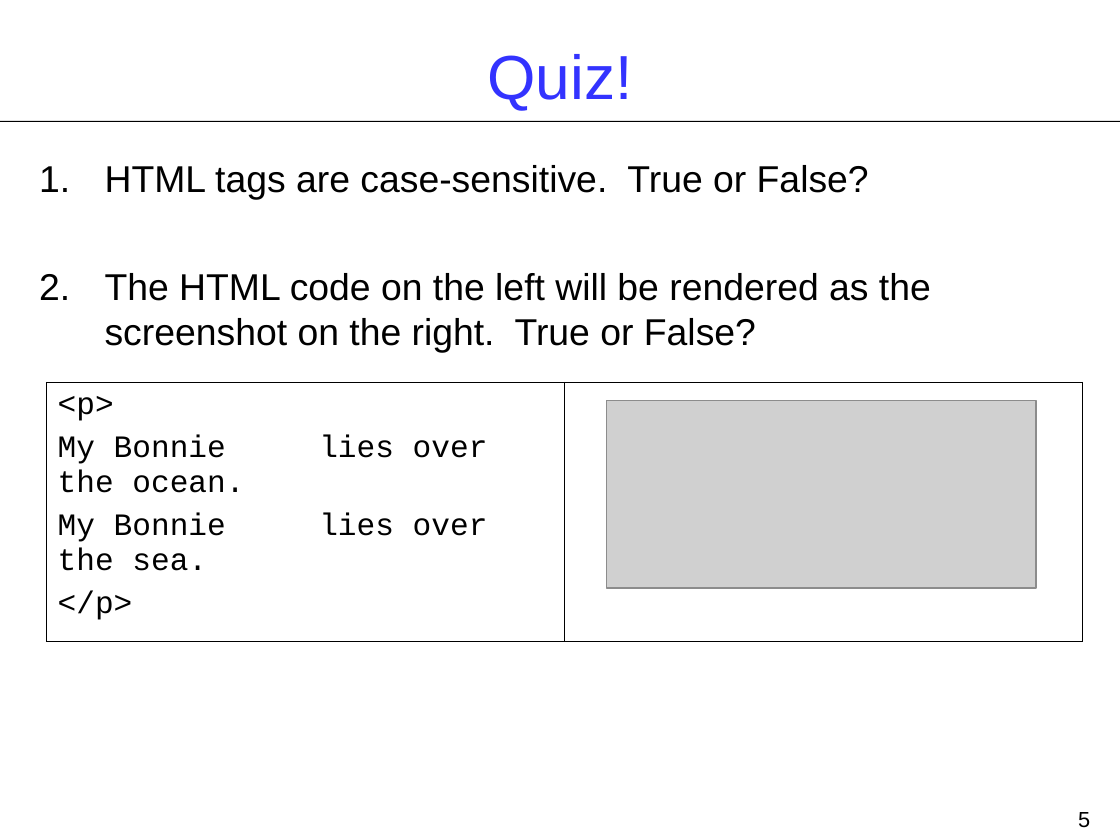
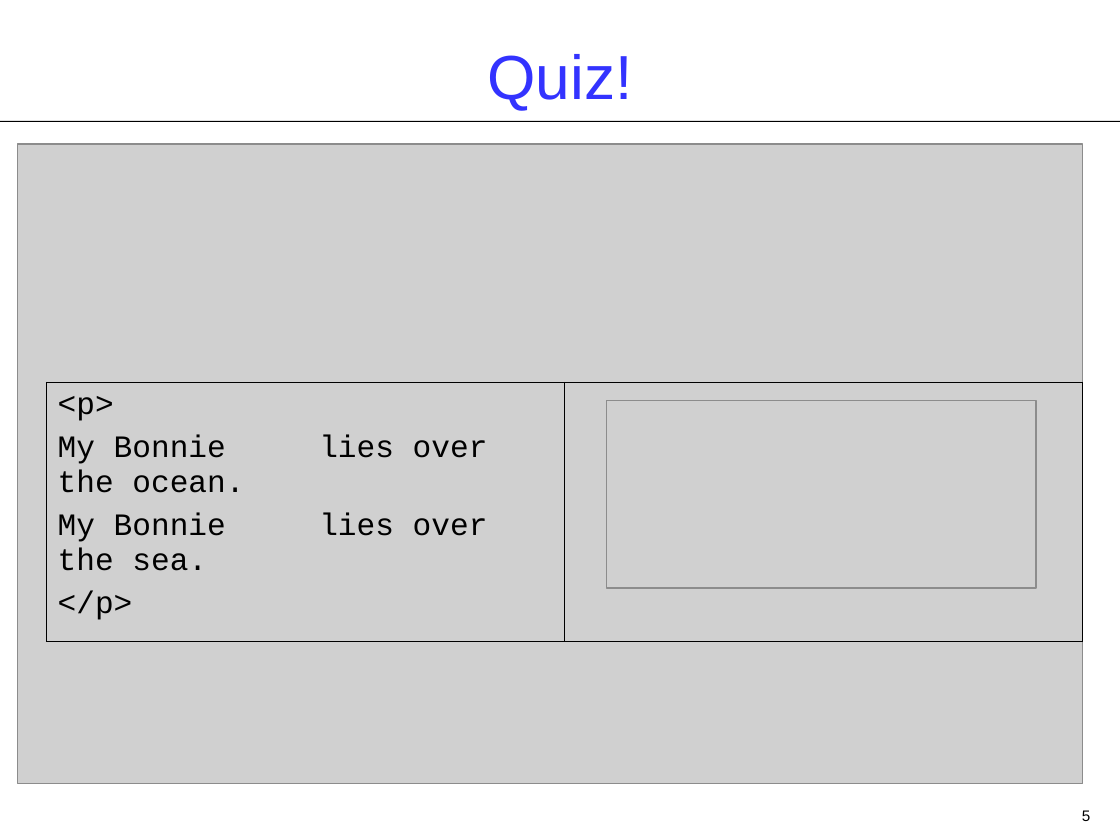
Before and after one commit to shiva-karthick/SP-Year-3-Files, a slide deck: slide 5 of computer/CSAD/Lectures/Lecture1/Lect01.ppt. Drawn at 1120x840 pixels with LibreOffice and Linux fonts; fonts in the diff are those of the drawing; grey boxes stand for pictures. Boxes give left, top, right and bottom in pixels: in the first picture for what was removed or moved away, otherwise in the second. Text is boxed around its words. In the diff, an @@ line names an element or a change of style, - is before the commit and + after.

```diff
--- a/computer/CSAD/Lectures/Lecture1/Lect01.ppt
+++ b/computer/CSAD/Lectures/Lecture1/Lect01.ppt
@@ picture added at (18,144,1083,784) @@
@@ text removed at (105,165,931,353) @@
-1. HTML tags are case-sensitive. True or False?
-2. The HTML code on the left will be rendered as the screenshot on the right. True or False?
@@ page number at (1082,810,1090,821): size 14 to 9.8 pt @@
```
Also in this commit, not shown: 4 other slides changed, 6 other files.
